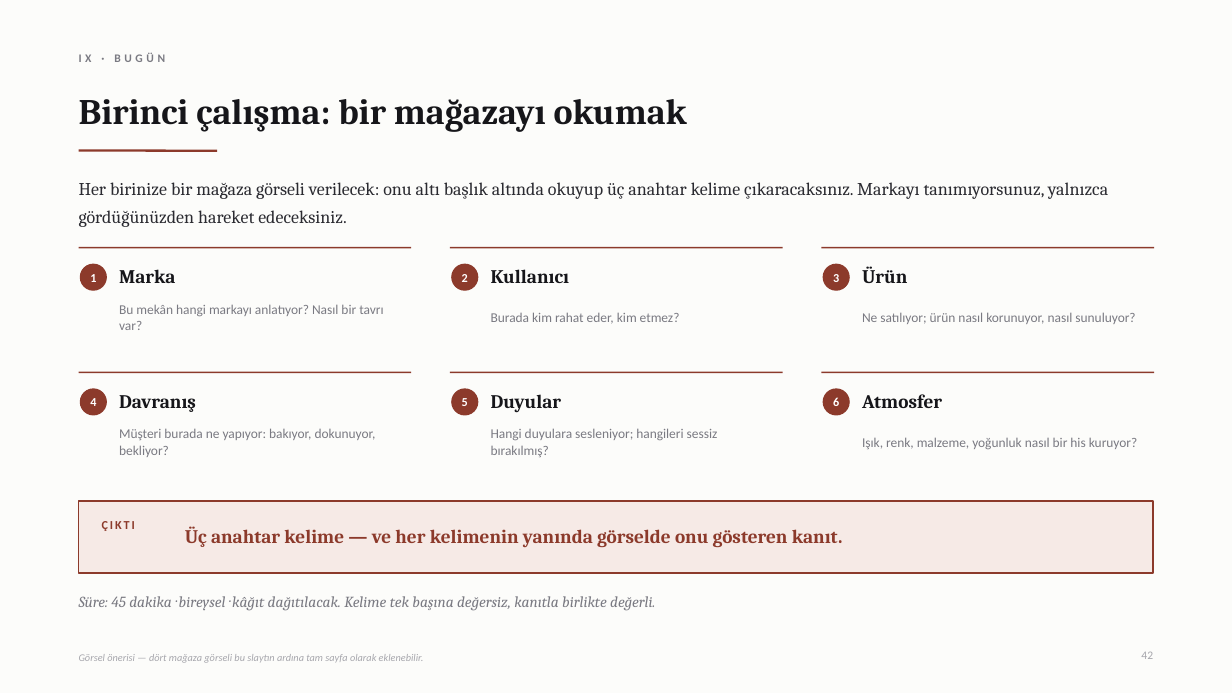
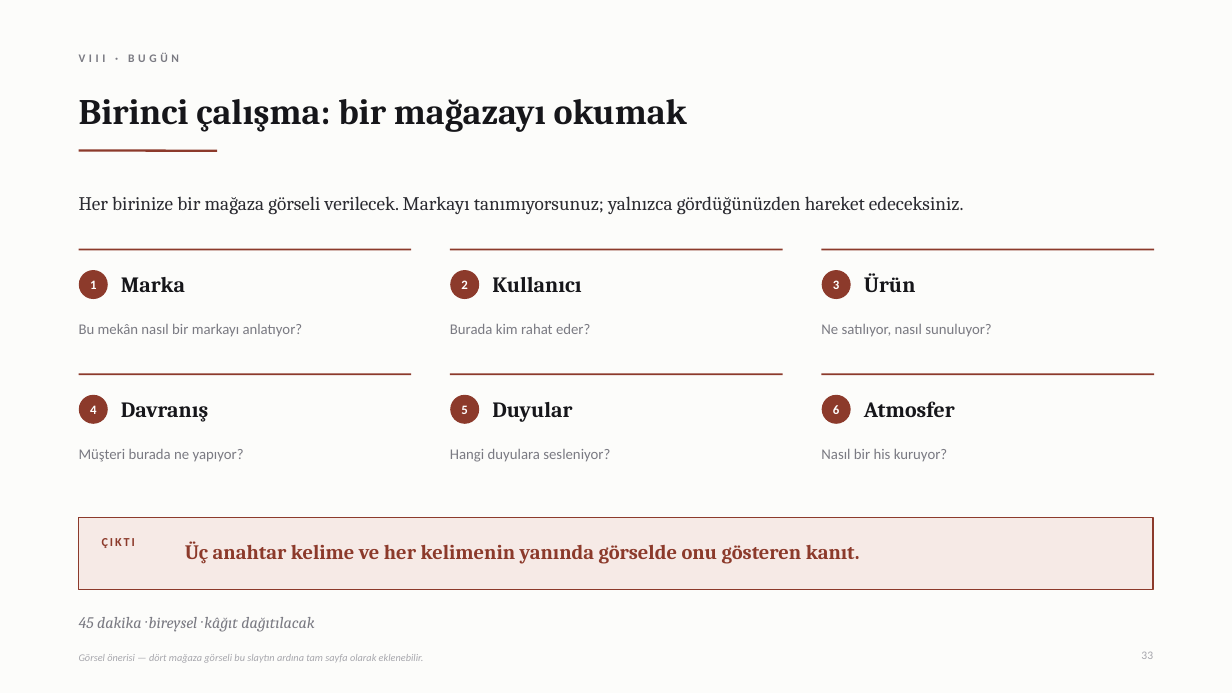
Before and after one commit to bunal91/sanat-ve-mekan, a slide deck: slide 34 of magaza-tasarimi-dersi/Gun1-Marka-Anahtari-ve-Musteri-Deneyimi.pptx (slide 43 before the commit). Drawn at 1232x693 pixels with LibreOffice and Linux fonts; fonts in the diff are those of the drawing. Boxes give left, top, right and bottom in pixels: in the first picture for what was removed or moved away, otherwise in the second. Text is boxed around its words. In the diff, an @@ line names an element or a change of style, - is before the commit and + after.

```diff
--- a/magaza-tasarimi-dersi/Gun1-Marka-Anahtari-ve-Musteri-Deneyimi.pptx
+++ b/magaza-tasarimi-dersi/Gun1-Marka-Anahtari-ve-Musteri-Deneyimi.pptx
@@ text at [79,53,179,62]: text changed @@
-IX · BUGÜN
+VIII · BUGÜN
@@ text at [79,196,964,214]: text changed; size 14 to 15 pt @@
-Her birinize bir mağaza görseli verilecek: onu altı başlık altında okuyup üç anahtar kelime çıkaracaksınız. Markayı tanımıyorsunuz, yalnızca gördüğünüzden hareket edeceksiniz.
+Her birinize bir mağaza görseli verilecek. Markayı tanımıyorsunuz; yalnızca gördüğünüzden hareket edeceksiniz.
@@ 6 ellipses, 3 texts: place and size @@
-6 ellipses, 3 texts at [80,264,849,415]
+6 ellipses, 3 texts at [79,271,850,423]
@@ text at [79,324,303,337]: text changed; size 10.5 to 11.5 pt @@
-Bu mekân hangi markayı anlatıyor? Nasıl bir tavrı var?
+Bu mekân nasıl bir markayı anlatıyor?
@@ text at [450,324,590,334]: text changed; size 10.5 to 11.5 pt @@
-Burada kim rahat eder, kim etmez?
+Burada kim rahat eder?
@@ text at [821,324,992,337]: text changed; size 10.5 to 11.5 pt @@
-Ne satılıyor; ürün nasıl korunuyor, nasıl sunuluyor?
+Ne satılıyor, nasıl sunuluyor?
@@ size 15 to 17 pt in 6 elements at [864,273,916,292], [864,401,955,417], [121,277,185,292], [492,277,581,292], [121,402,208,422], [492,402,572,422] @@
@@ size 9.5 to 10 pt in 6 elements at [461,280,467,289], [90,405,96,414], [461,405,467,414], [90,280,96,289], [833,280,839,289], [833,405,839,414] @@
@@ text at [79,449,244,462]: text changed; size 10.5 to 11.5 pt @@
-Müşteri burada ne yapıyor: bakıyor, dokunuyor, bekliyor?
+Müşteri burada ne yapıyor?
@@ text at [450,449,610,462]: text changed; size 10.5 to 11.5 pt @@
-Hangi duyulara sesleniyor; hangileri sessiz bırakılmış?
+Hangi duyulara sesleniyor?
@@ text at [821,449,947,461]: text changed; size 10.5 to 11.5 pt @@
-Işık, renk, malzeme, yoğunluk nasıl bir his kuruyor?
+Nasıl bir his kuruyor?
@@ rectangle: place and size @@
-rectangle at [79,501,1153,573]
+rectangle at [79,518,1153,590]
@@ text "ÇIKTI": place and size @@
-text "ÇIKTI" at [102,521,135,531]
+text "ÇIKTI" at [102,538,135,548]
@@ text at [185,541,860,564]: text changed; size 15 to 16 pt @@
-Üç anahtar kelime — ve her kelimenin yanında görselde onu gösteren kanıt.
+Üç anahtar kelime ve her kelimenin yanında görselde onu gösteren kanıt.
@@ text at [79,617,314,632]: text changed; size 12 to 12.5 pt @@
-Süre: 45 dakika · bireysel · kâğıt dağıtılacak. Kelime tek başına değersiz, kanıtla birlikte değerli.
+45 dakika · bireysel · kâğıt dağıtılacak
@@ text at [1141,652,1153,659]: text changed @@
-42
+33
```
Also in this commit, not shown: 26 other slides changed, 10 slides added, 20 slides removed, 1 other file.
